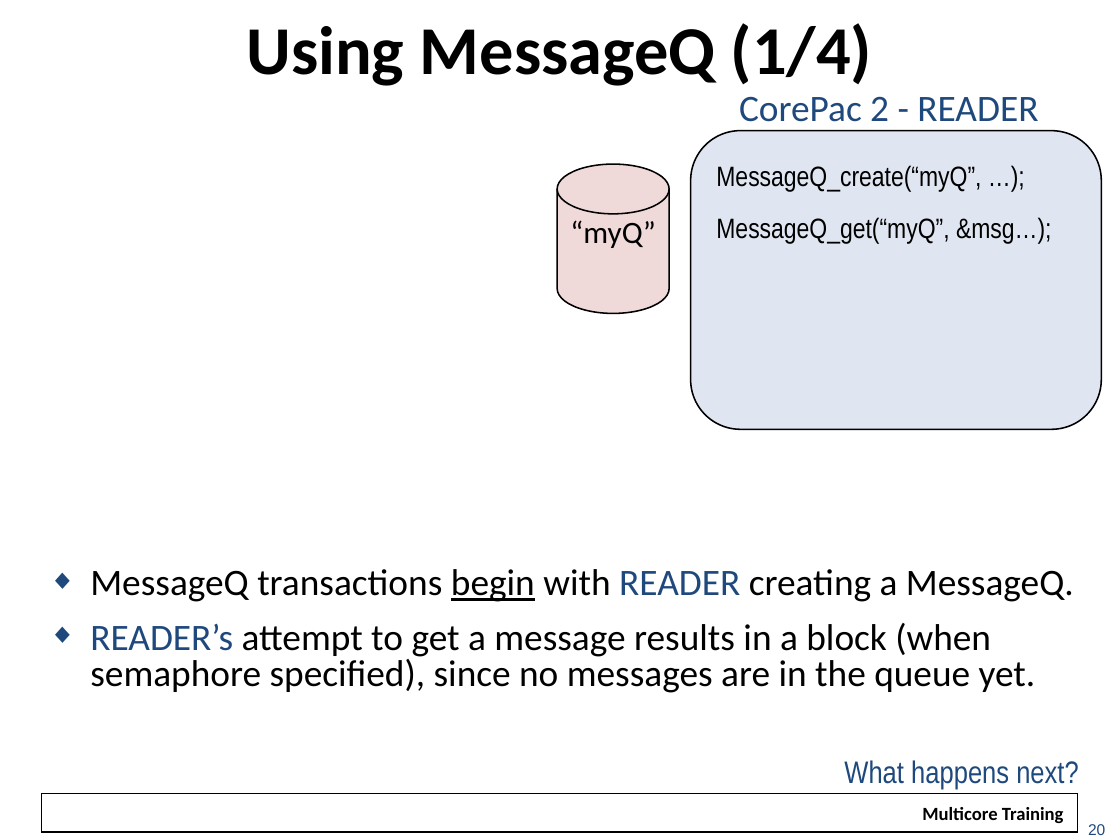
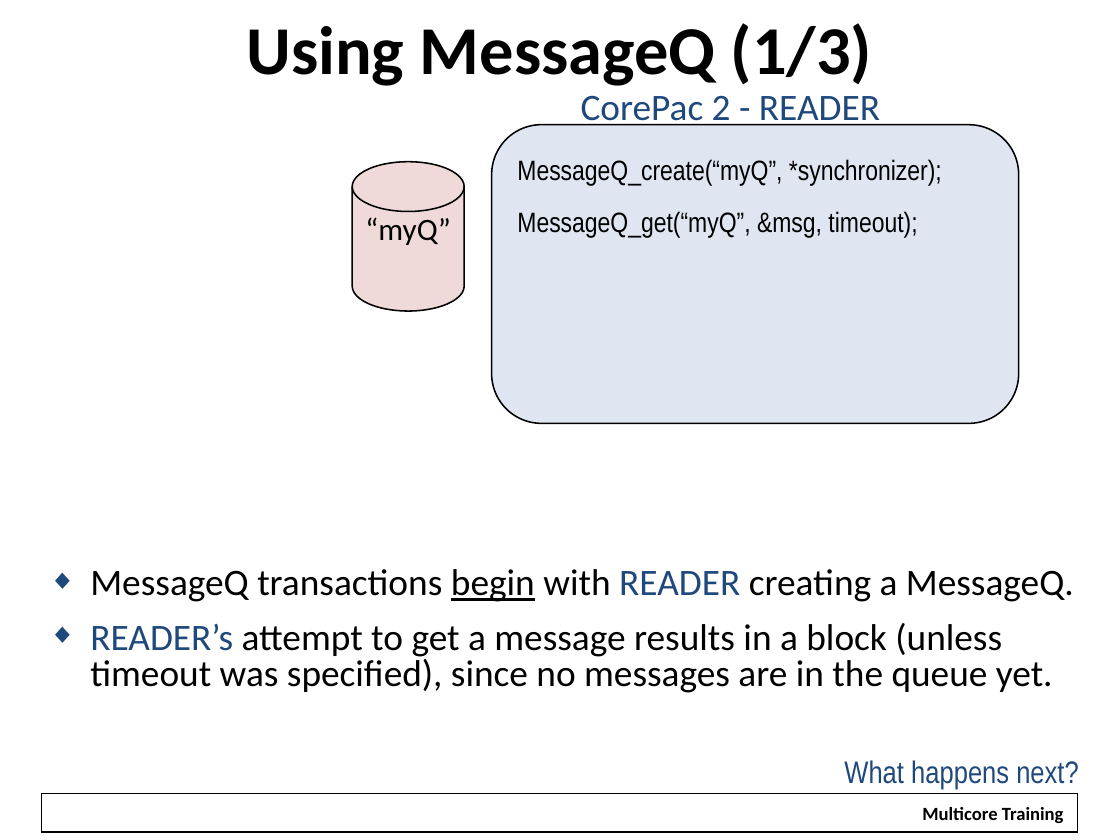
Before and after one commit to hari1989/keystone-workshop, a slide deck: slide 13 of slides/KeyStone Intro to IPC.pptx (slide 20 before the commit). Drawn at 1120x840 pixels with LibreOffice and Linux fonts; fonts in the diff are those of the drawing; background and template pictures are left out. Boxes give left, top, right and bottom in pixels: in the first picture for what was removed or moved away, otherwise in the second. Text is boxed around its words. In the diff, an @@ line names an element or a change of style, - is before the commit and + after.

```diff
--- a/slides/KeyStone Intro to IPC.pptx
+++ b/slides/KeyStone Intro to IPC.pptx
@@ title at [247, 23, 872, 86]: text changed @@
-Using MessageQ (1/4)
+Using MessageQ (1/3)
@@ text "CorePac 2 - READER" rewrapped from [739, 96, 1038, 131] to [581, 95, 880, 126] @@
@@ rounded rectangle "MessageQ_create(“myQ”, *synchronizer);": place and size @@
-rounded rectangle "MessageQ_create(“myQ”, *synchronizer);" at [691, 131, 1102, 430]
+rounded rectangle "MessageQ_create(“myQ”, *synchronizer);" at [492, 124, 1019, 423]
@@ cylinder "“myQ”": place and size @@
-cylinder "“myQ”" at [557, 165, 669, 314]
+cylinder "“myQ”" at [353, 161, 465, 310]
@@ text in rounded rectangle at [517, 159, 942, 238]: text changed @@
-MessageQ_create(“myQ”, …);
-MessageQ_get(“myQ”, &msg…);
+MessageQ_create(“myQ”, *synchronizer);
+MessageQ_get(“myQ”, &msg, timeout);
@@ text at [90, 623, 1053, 693]: text changed @@
-◆ READER’s attempt to get a message results in a block (when
-  semaphore specified), since no messages are in the queue yet.
+◆ READER’s attempt to get a message results in a block (unless
+  timeout was specified), since no messages are in the queue yet.
@@ text removed at [1088, 824, 1105, 835] @@
-20
```
Also in this commit, not shown: 32 other slides changed, 23 slides added, 6 slides removed.
